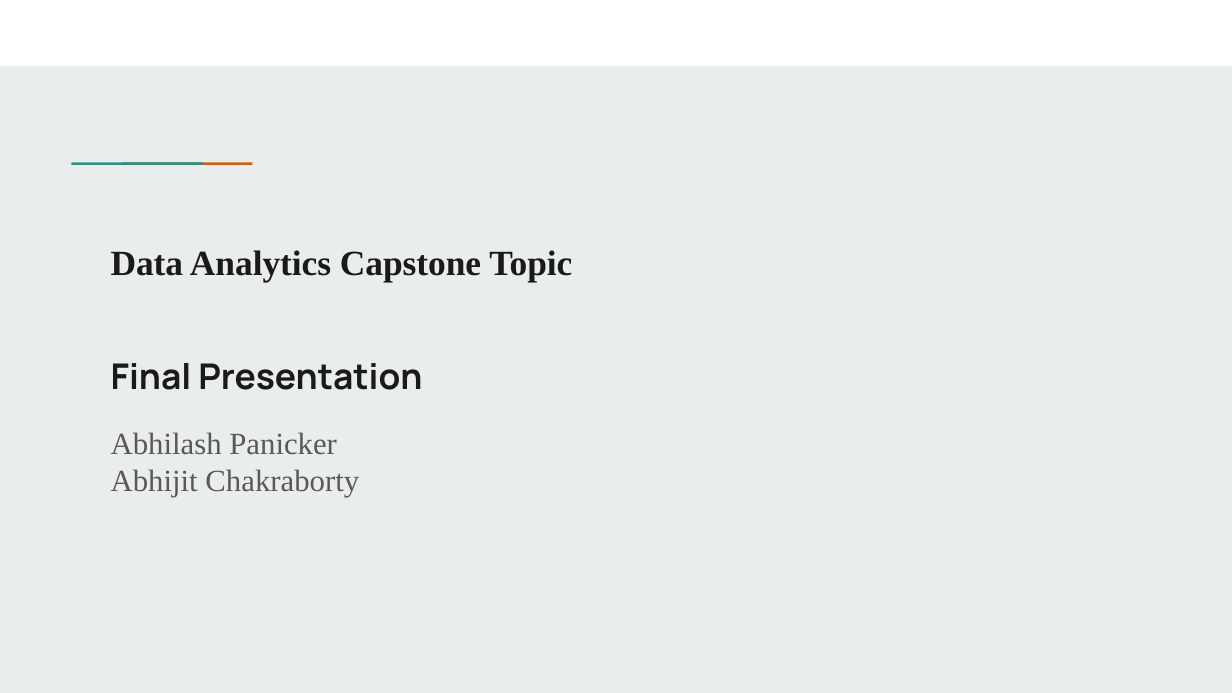
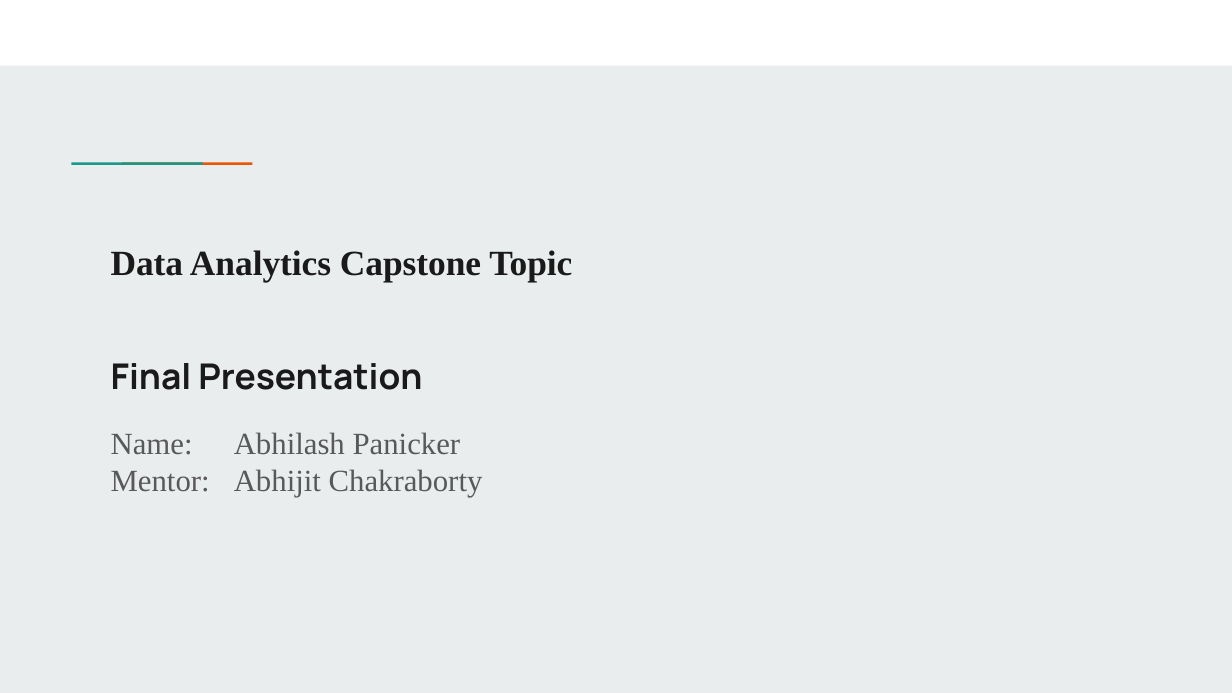
Before and after one commit to abpanic/marketpredict, a slide deck: slide 1 of Abpanick-Final Presentation.pptx. Drawn at 1232x693 pixels with LibreOffice and Linux fonts; fonts in the diff are those of the drawing. Boxes give left, top, right and bottom in pixels: in the first picture for what was removed or moved away, otherwise in the second. Text is boxed around its words. In the diff, an @@ line names an element or a change of style, - is before the commit and + after.

```diff
--- a/Abpanick-Final Presentation.pptx
+++ b/Abpanick-Final Presentation.pptx
@@ subtitle at [111,432,483,497]: text changed @@
-Abhilash Panicker
-Abhijit Chakraborty
+Name: Abhilash Panicker
+Mentor: Abhijit Chakraborty
```
Also in this commit, not shown: 10 other slides changed, 3 other files.
